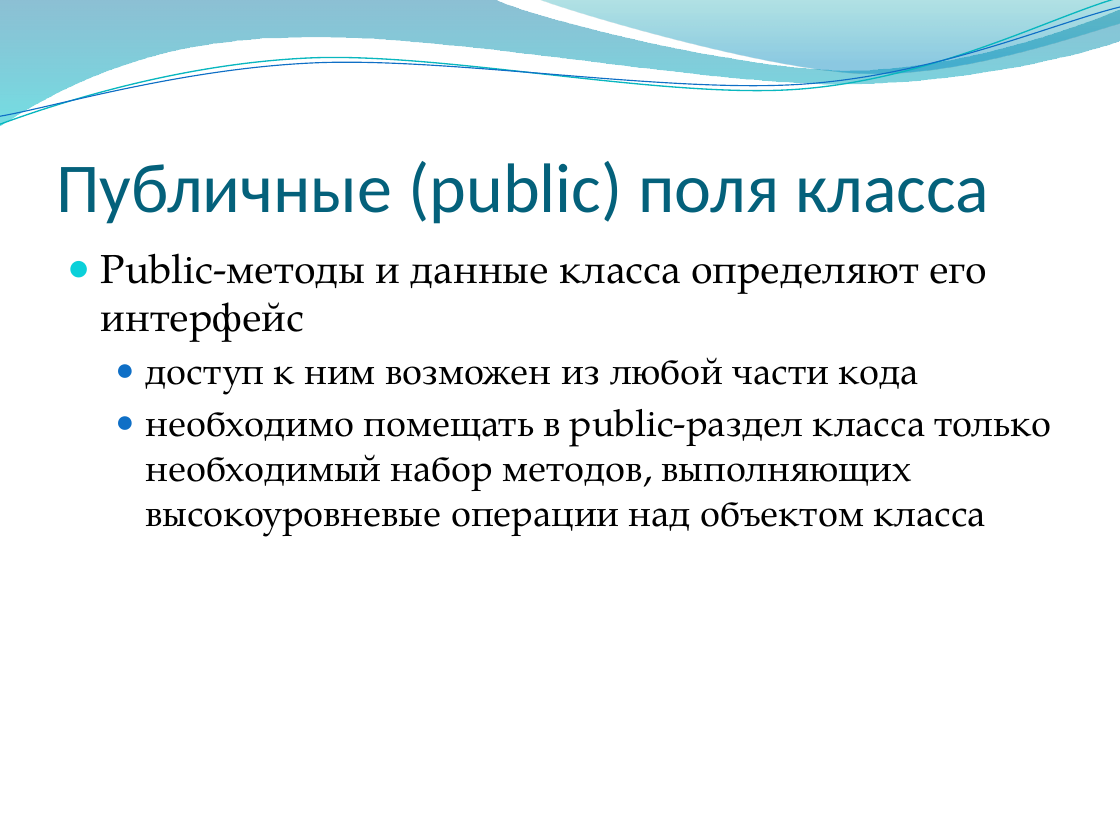
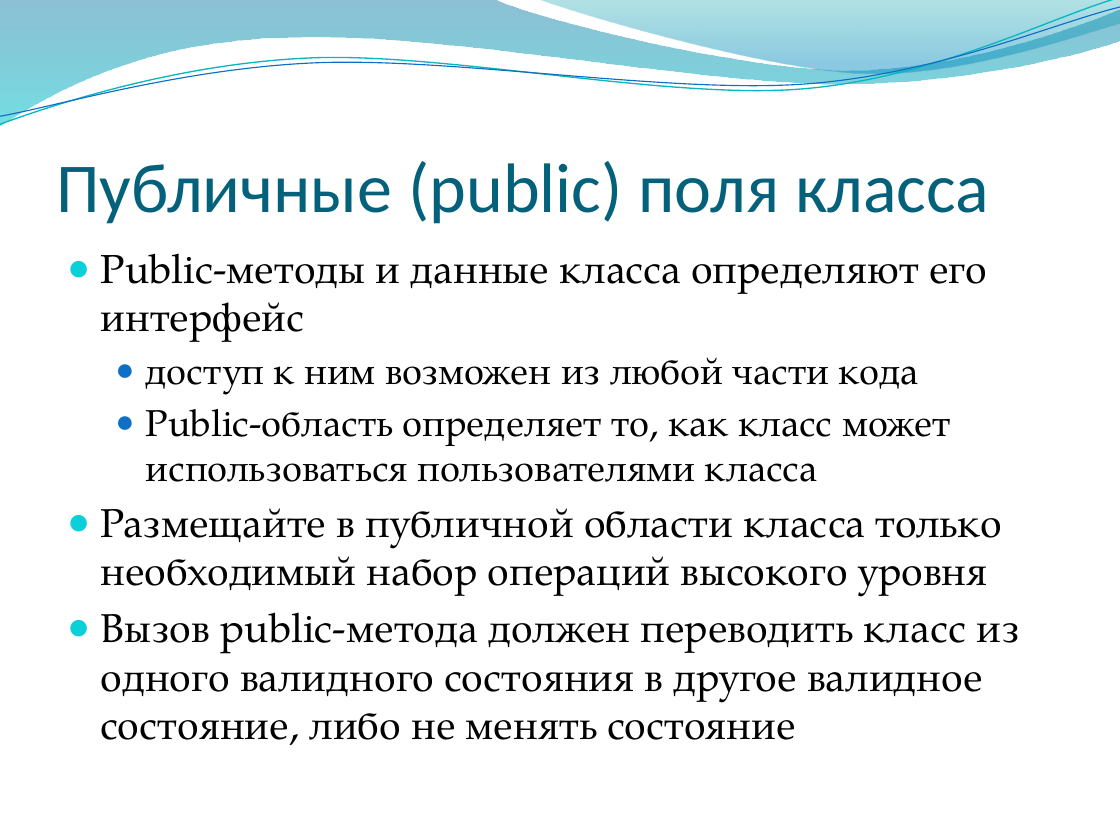
Before and after one commit to alexey-malov/oop, a slide deck: slide 26 of lectures/02/Основы ООП.pptx (slide 25 before the commit). Drawn at 1120x840 pixels with LibreOffice and Linux fonts; fonts in the diff are those of the drawing; background and template pictures are left out. Boxes give left, top, right and bottom in pixels: in the first picture for what was removed or moved away, otherwise in the second. Text is boxed around its words. In the diff, an @@ line names an element or a change of style, - is before the commit and + after.

```diff
--- a/lectures/02/Основы ООП.pptx
+++ b/lectures/02/Основы ООП.pptx
@@ text at (101, 409, 1019, 740): text changed; size 24 to 26 pt @@
-  ● необходимо помещать в public-раздел класса только необходимый набор методов, выполняющих высокоуровневые операции над объектом класса
+  ● Public-область определяет то, как класс может использоваться пользователями класса
+● Размещайте в публичной области класса только необходимый набор операций высокого уровня
+● Вызов public-метода должен переводить класс из одного валидного состояния в другое валидное состояние, либо не менять состояние
```
Also in this commit, not shown: 8 other slides changed, 1 slide added, 1 other file.
